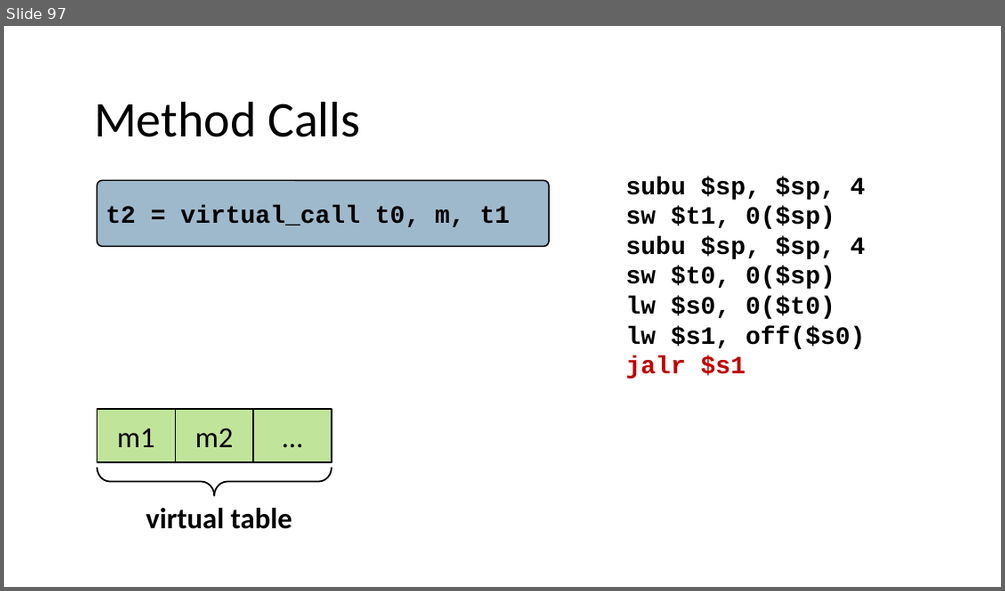
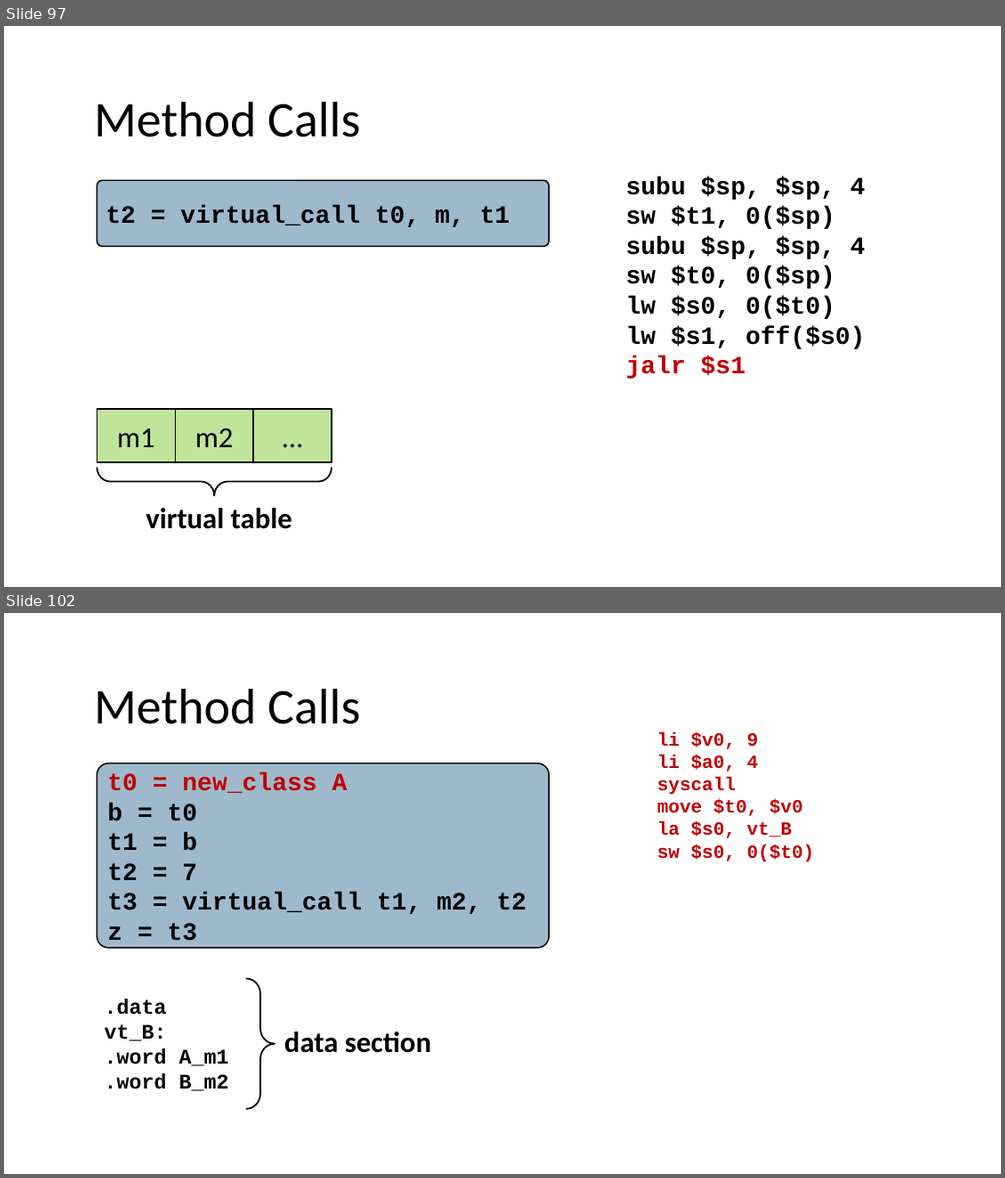
Before and after one commit to nivshani/compilation, a slide deck: slides/codegen.pptx. Shown one above the other, each under a label of ours: slide 97 before the commit, slides 97 and 102 after it; the slides between them are not shown. The pictures are 1005x591 and 1005x1178 pixels, drawn with LibreOffice and Linux fonts; fonts in the diff are those of the drawing. Boxes give left, top, right and bottom in pixels: in the first picture for what was removed or moved away, otherwise in the second. Text is boxed around its words. In the diff, an @@ line names an element or a change of style, - is before the commit and + after.

```diff
--- a/slides/codegen.pptx
+++ b/slides/codegen.pptx
@@ slide 102 added at bbox=[4, 613, 1001, 1174], background #FFFFFF @@
@@ text added at bbox=[94, 689, 360, 724], 48 pt, text #000000 @@
+Method Calls
@@ text added at bbox=[657, 732, 815, 862], 18 pt, text #C00000, bold @@
+li $v0, 9
+li $a0, 4
+syscall
+move $t0, $v0
+la $s0, vt_B
+sw $s0, 0($t0)
@@ rounded rectangle added at bbox=[97, 763, 550, 948], fill #40749B at 50% opacity, outline #000000 1.25 pt, 24 pt, text #000000, bold @@
+t0 = new_class A
+b = t0
+t1 = b
+t2 = 7
+t3 = virtual_call t1, m2, t2
+z = t3
@@ left brace added at bbox=[246, 979, 275, 1109], outline #000000 1.5 pt @@
@@ text added at bbox=[105, 998, 229, 1091], 20 pt, text #000000, bold @@
+.data
+vt_B:
+.word A_m1
+.word B_m2
@@ text added at bbox=[284, 1031, 431, 1053], 28 pt, text #000000, bold @@
+data section
```
Also in this commit, not shown: 9 slides changed, 5 other slides added, 1 other file.
